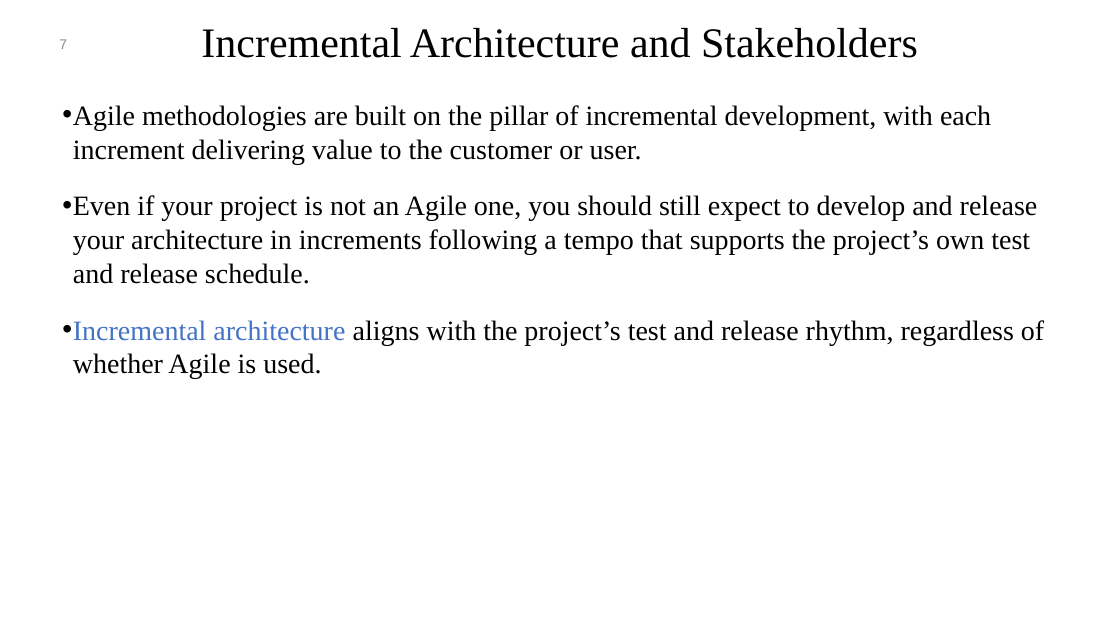
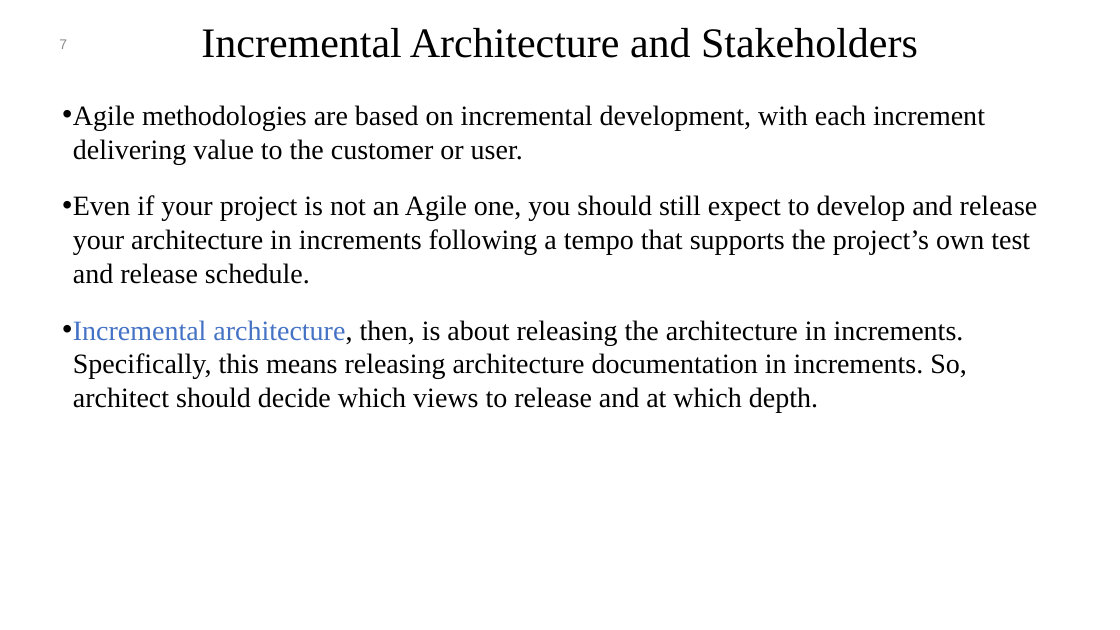
Before and after one commit to mohamad-khorsandi/slides-of-software-architecture-in-practice-4th-ed, a slide deck: slide 7 of chapter 24.pptx. Drawn at 1120x630 pixels with LibreOffice and Linux fonts; fonts in the diff are those of the drawing; background and template pictures are left out. Boxes give left, top, right and bottom in pixels: in the first picture for what was removed or moved away, otherwise in the second. Text is boxed around its words. In the diff, an @@ line names an element or a change of style, - is before the commit and + after.

```diff
--- a/chapter 24.pptx
+++ b/chapter 24.pptx
@@ text at (x1=73, y1=105, x2=985, y2=164): text changed @@
-• Agile methodologies are built on the pillar of incremental development, with each increment delivering value to the customer or user.
+• Agile methodologies are based on incremental development, with each increment delivering value to the customer or user.
@@ text at (x1=73, y1=320, x2=967, y2=412): text changed @@
-• Incremental architecture aligns with the project’s test and release rhythm, regardless of whether Agile is used.
+• Incremental architecture, then, is about releasing the architecture in increments. Specifically, this means releasing architecture documentation in increments. So, architect should decide which views to release and at which depth.
```
Also in this commit, not shown: 8 other slides changed, 7 other files.
